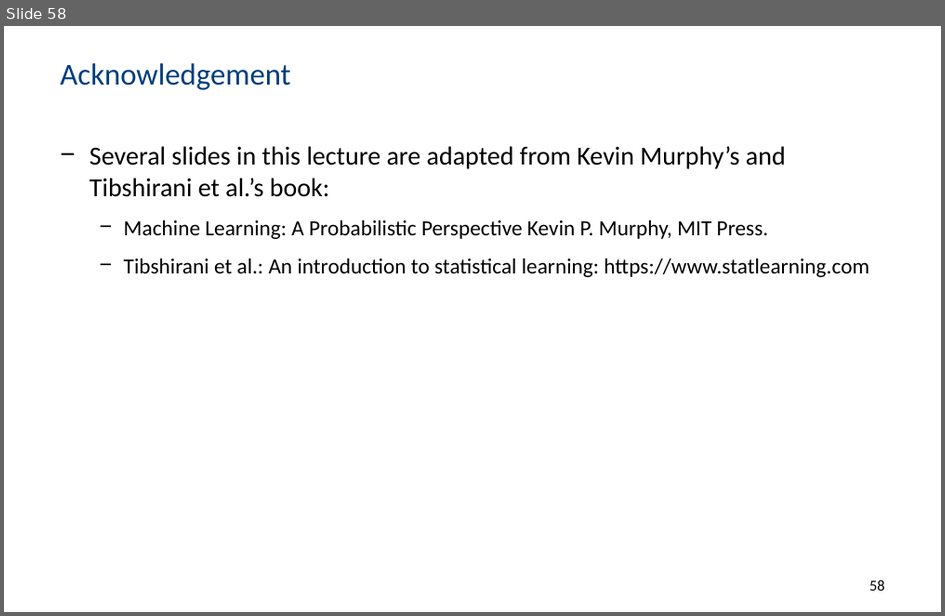
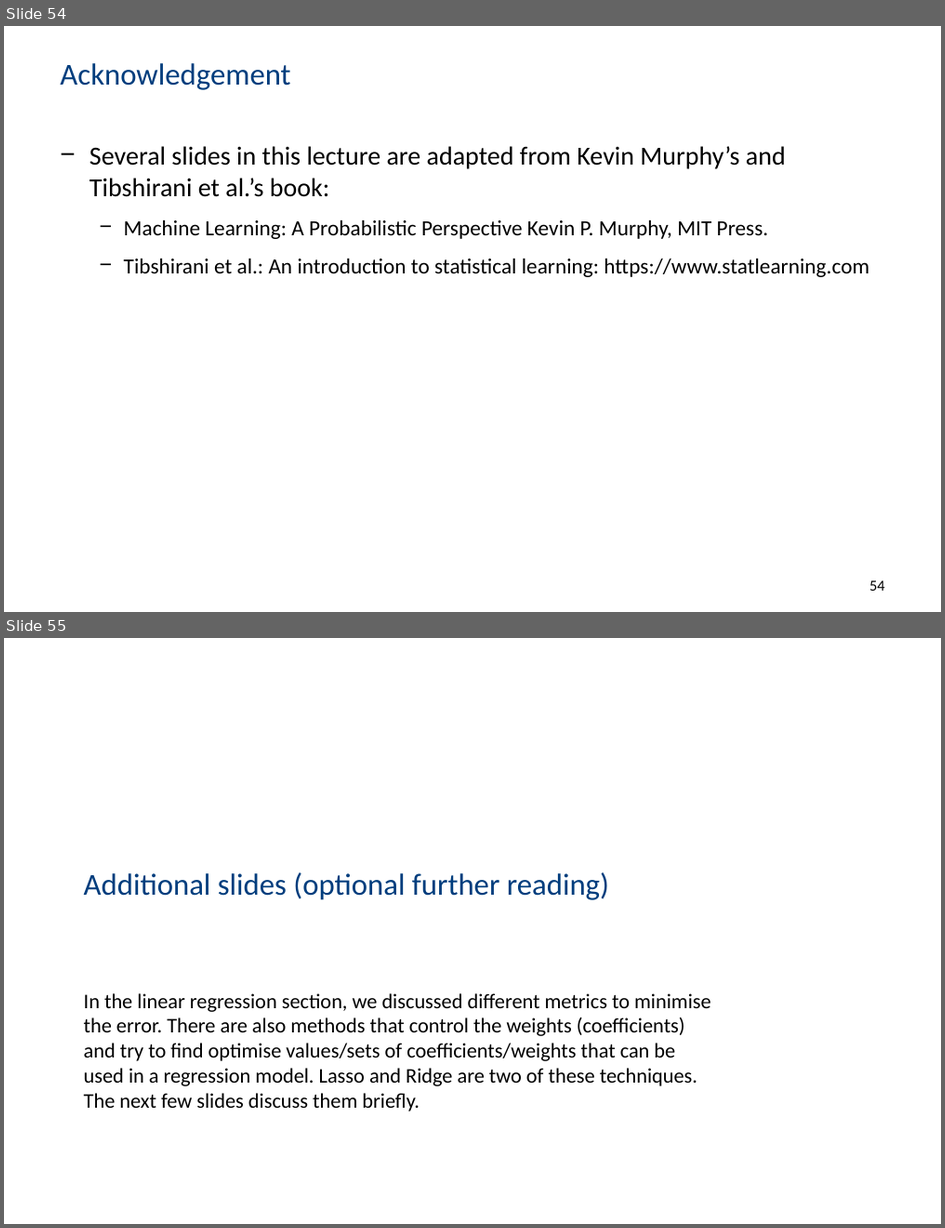
Before and after one commit to PBarnaghi/ML4NS, a slide deck: 02- Regression models and linear prediction/ML4NuerScience_Linear_models.pptx. Shown one above the other, each under a label of ours: slide 58 before the commit, slides 54 and 55 after it. The pictures are 945x616 and 945x1228 pixels, drawn with LibreOffice and Linux fonts; fonts in the diff are those of the drawing; background and template pictures are left out. Boxes give left, top, right and bottom in pixels: in the first picture for what was removed or moved away, otherwise in the second. Text is boxed around its words. In the diff, an @@ line names an element or a change of style, - is before the commit and + after.

Commit message:
minor update on the slides
minor updates/syntax corrections - moved Ridge and Lasso to optional further reading.

```diff
--- a/02- Regression models and linear prediction/ML4NuerScience_Linear_models.pptx
+++ b/02- Regression models and linear prediction/ML4NuerScience_Linear_models.pptx
@@ slide 55 added at [4, 638, 941, 1224], background #FFFFFF @@
@@ title added at [84, 872, 609, 900], 23.3 pt, text #003D7D @@
+Additional slides (optional further reading)
@@ subtitle added at [84, 993, 712, 1111], 16 pt, text #000000 @@
+In the linear regression section, we discussed different metrics to minimise the error. There are also methods that control the weights (coefficients) and try to find optimise values/sets of coefficients/weights that can be used in a regression model. Lasso and Ridge are two of these techniques. The next few slides discuss them briefly.
@@ what was slide 58 is now slide 54 @@
@@ page number at [870, 580, 886, 591]: text changed @@
-58
+54
```
Also in this commit, not shown: 14 slides changed, 1 other slide added, 1 slide removed, 1 other file.
